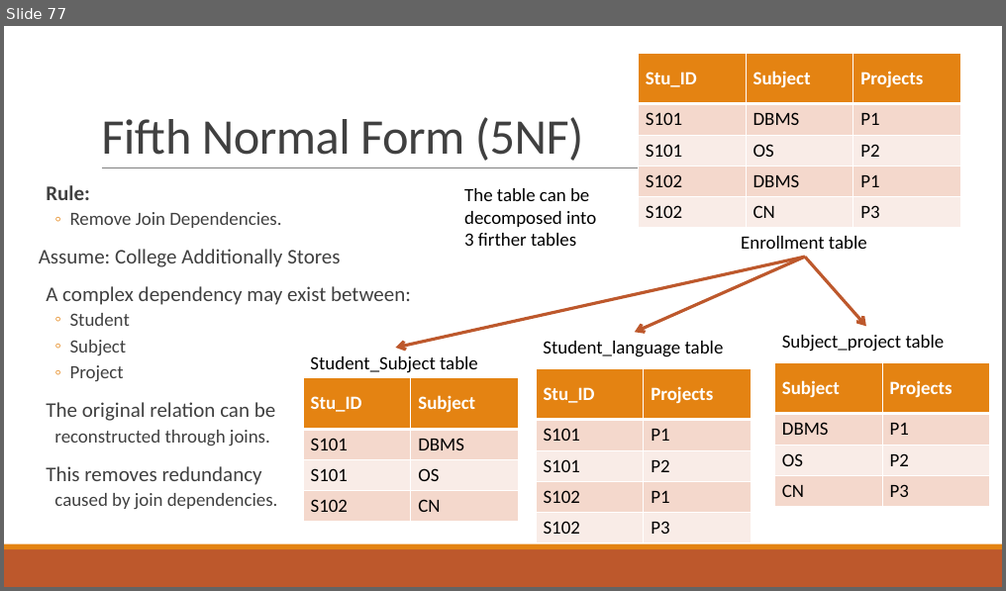
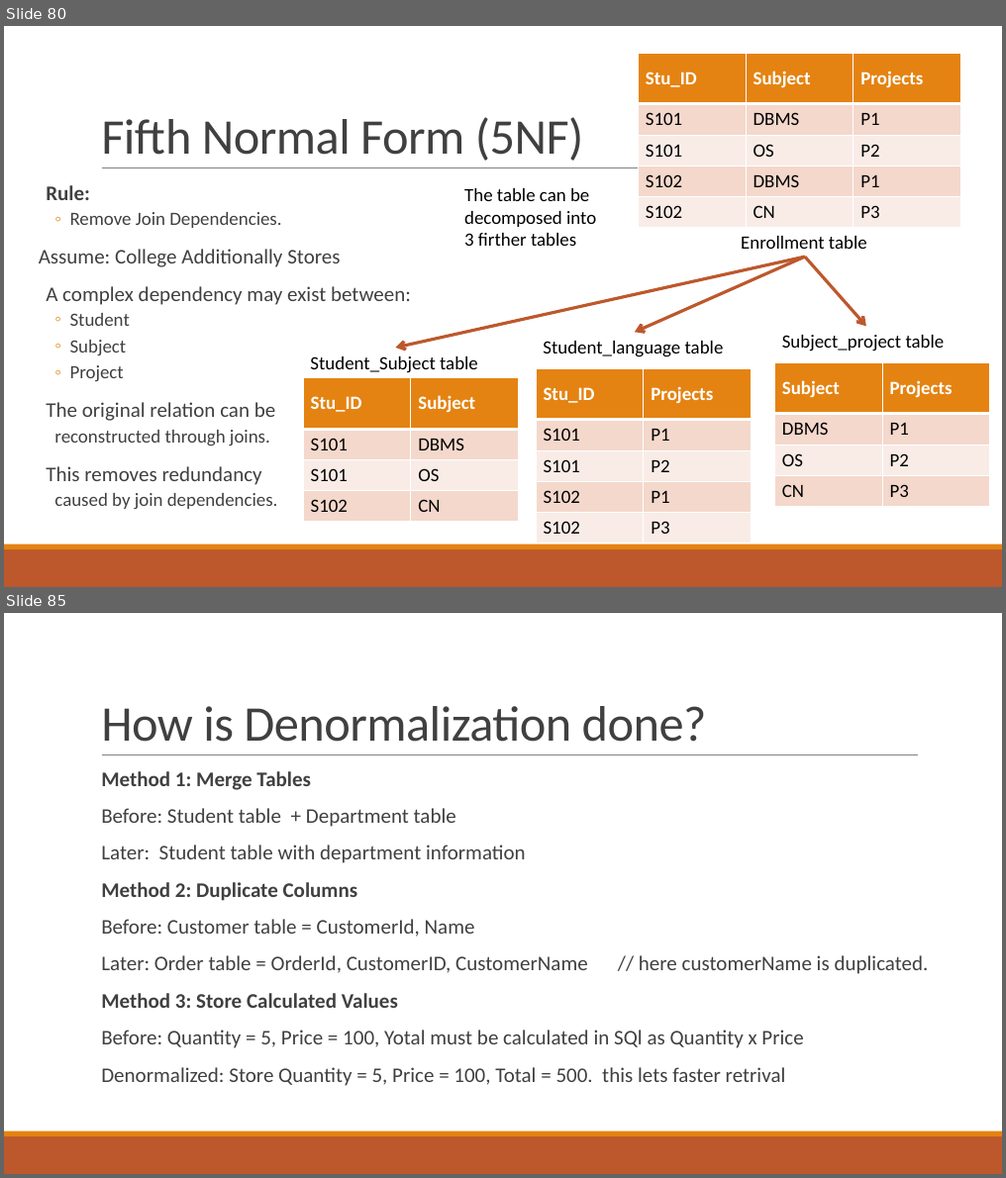
Before and after one commit to GajendraAwasthi/Pokhara-University-BCA-All-Semester-Notes-Codes, a slide deck: BCA 4th Semester/Database Management System/NOTES BY KAPIL/Unit 4 Relational Database Design.pptx. Shown one above the other, each under a label of ours: slide 77 before the commit, slides 80 and 85 after it; the slides between them are not shown. The pictures are 1006x591 and 1006x1178 pixels, drawn with LibreOffice and Linux fonts; fonts in the diff are those of the drawing. Boxes give left, top, right and bottom in pixels: in the first picture for what was removed or moved away, otherwise in the second. Text is boxed around its words. In the diff, an @@ line names an element or a change of style, - is before the commit and + after.

```diff
--- a/BCA 4th Semester/Database Management System/NOTES BY KAPIL/Unit 4 Relational Database Design.pptx
+++ b/BCA 4th Semester/Database Management System/NOTES BY KAPIL/Unit 4 Relational Database Design.pptx
@@ slide 85 added at [4,613,1002,1174], background #FFFFFF; not listed: 3 template elements that a slide beside it also shows @@
@@ title added at [101,706,707,742], 48 pt, text #404040 @@
+How is Denormalization done?
@@ text added at [101,771,929,1086], 20 pt, text #404040 @@
+  Method 1: Merge Tables
+  Before: Student table + Department table
+  Later: Student table with department information
+  Method 2: Duplicate Columns
+  Before: Customer table = CustomerId, Name
+  Later: Order table = OrderId, CustomerID, CustomerName // here customerName is duplicated.
+  Method 3: Store Calculated Values
+  Before: Quantity = 5, Price = 100, Yotal must be calculated in SQl as Quantity x Price
+  Denormalized: Store Quantity = 5, Price = 100, Total = 500. this lets faster retrival
@@ what was slide 77 is now slide 80 @@
```
Also in this commit, not shown: 5 slides changed, 12 other slides added, 1 slide removed, 3 other files.
